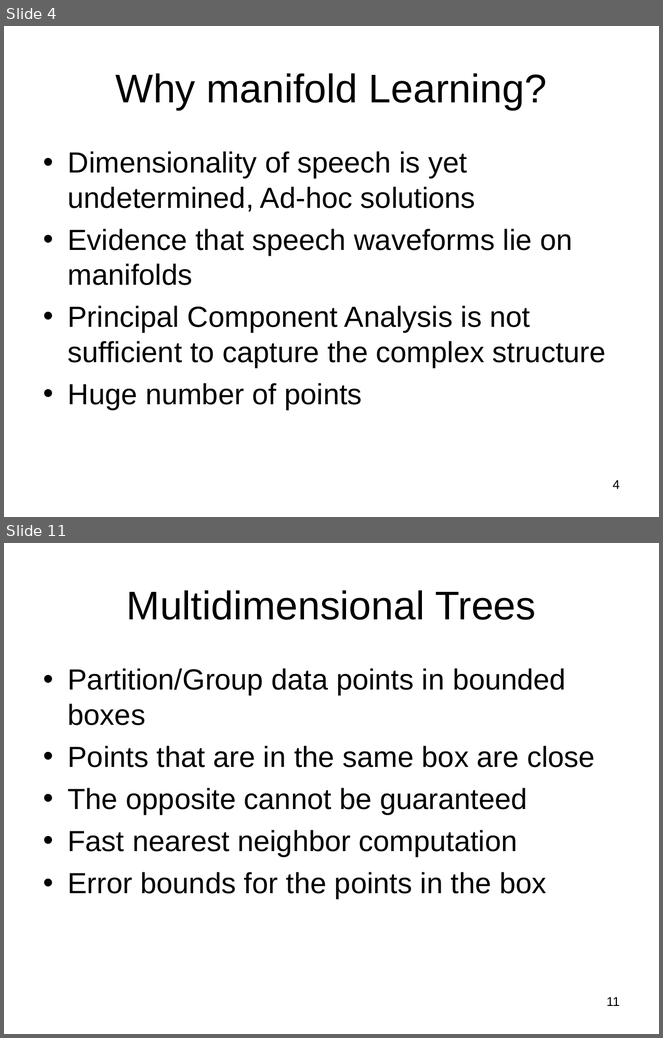
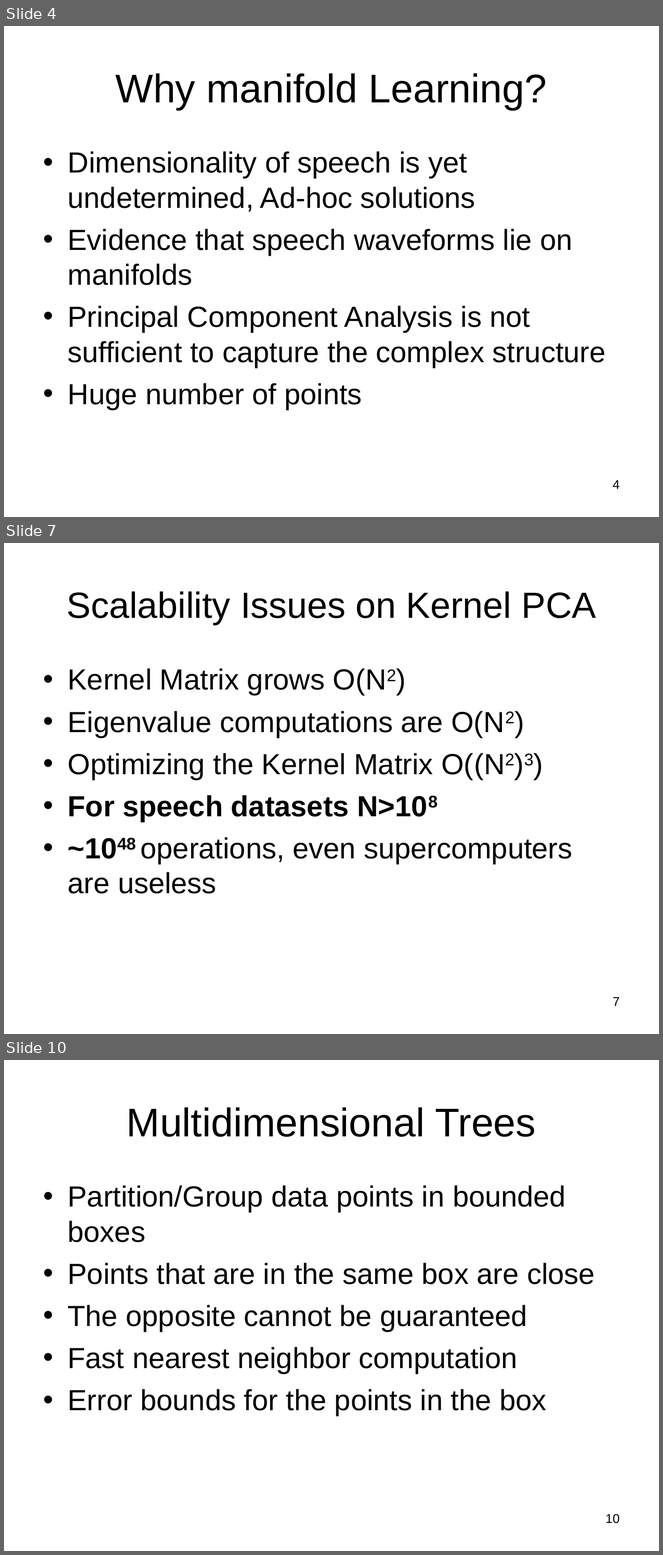
Before and after one commit to subailong/mlpack, a slide deck: fastlib/u/nvasil/docs/proposal/proposal.ppt. Shown one above the other, each under a label of ours: slides 4 and 11 before the commit, slides 4, 7 and 10 after it; the slides between them are not shown. The pictures are 663x1038 and 663x1555 pixels, drawn with LibreOffice and Linux fonts; fonts in the diff are those of the drawing. Boxes give left, top, right and bottom in pixels: in the first picture for what was removed or moved away, otherwise in the second. Text is boxed around its words. In the diff, an @@ line names an element or a change of style, - is before the commit and + after.

```diff
--- a/fastlib/u/nvasil/docs/proposal/proposal.ppt
+++ b/fastlib/u/nvasil/docs/proposal/proposal.ppt
@@ slide 7 added at (4,543,659,1034), background #FFFFFF @@
@@ title added at (67,591,597,625), 40 pt, text #000000 @@
+Scalability Issues on Kernel PCA
@@ text added at (68,668,572,894), 32 pt, text #000000 @@
+• Kernel Matrix grows O(N2)
+• Eigenvalue computations are O(N2)
+• Optimizing the Kernel Matrix O((N2)3)
+• For speech datasets N>108
+• ~1048 operations, even supercomputers are useless
@@ page number added at (613,997,620,1006), 14 pt, text #000000 @@
+7
@@ what was slide 11 is now slide 10 @@
@@ page number at (606,1514,620,1524): text changed @@
-11
+10
```
Also in this commit, not shown: 23 slides changed, 10 other slides added, 9 slides removed.
